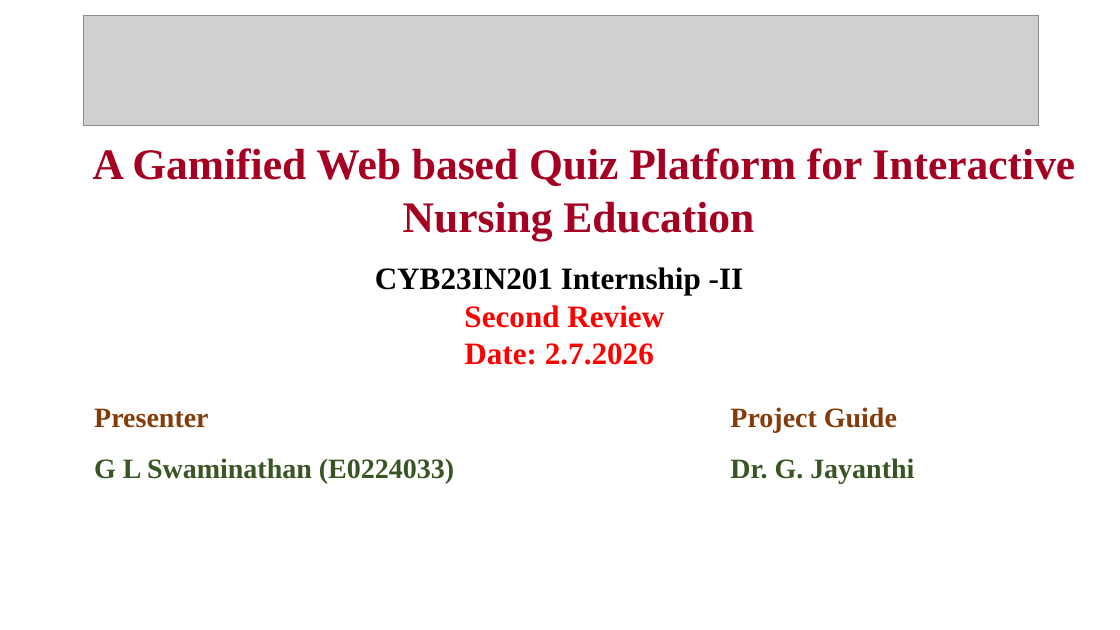
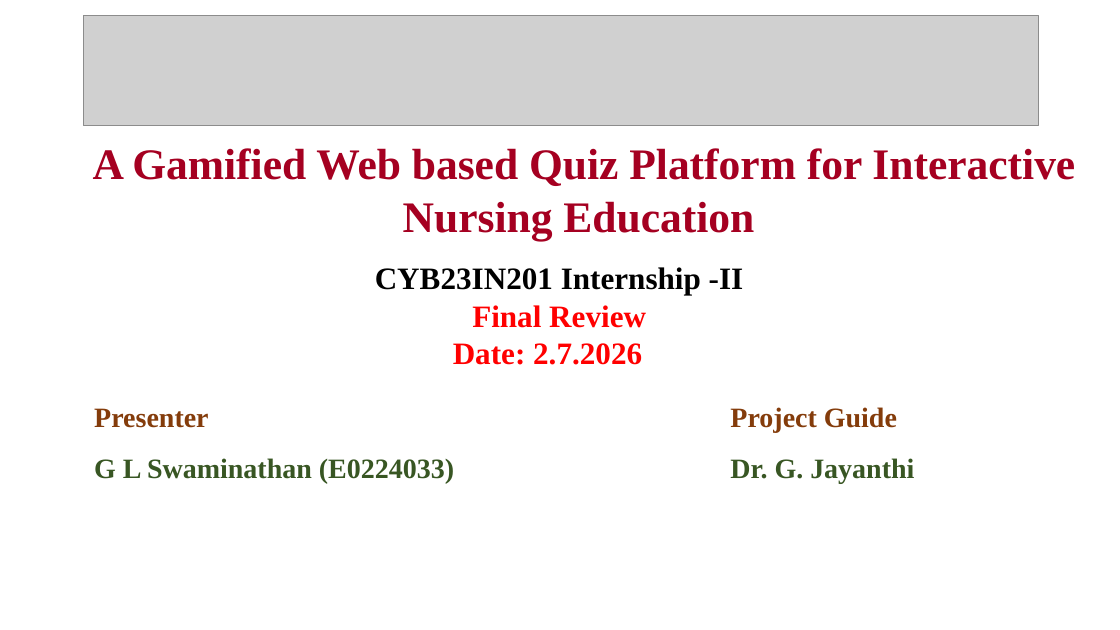
Before and after one commit to Swaminathan8237/NurseQuest, a slide deck: slide 1 of docs/SECOND_REVIEW_FILLED.pptx. Drawn at 1120x630 pixels with LibreOffice and Linux fonts; fonts in the diff are those of the drawing; grey boxes stand for pictures. Boxes give left, top, right and bottom in pixels: in the first picture for what was removed or moved away, otherwise in the second. Text is boxed around its words. In the diff, an @@ line names an element or a change of style, - is before the commit and + after.

```diff
--- a/docs/SECOND_REVIEW_FILLED.pptx
+++ b/docs/SECOND_REVIEW_FILLED.pptx
@@ text at (472, 305, 646, 328): text changed @@
-Second Review
+Final Review
```
Also in this commit, not shown: 17 other slides changed, 6 other files.
